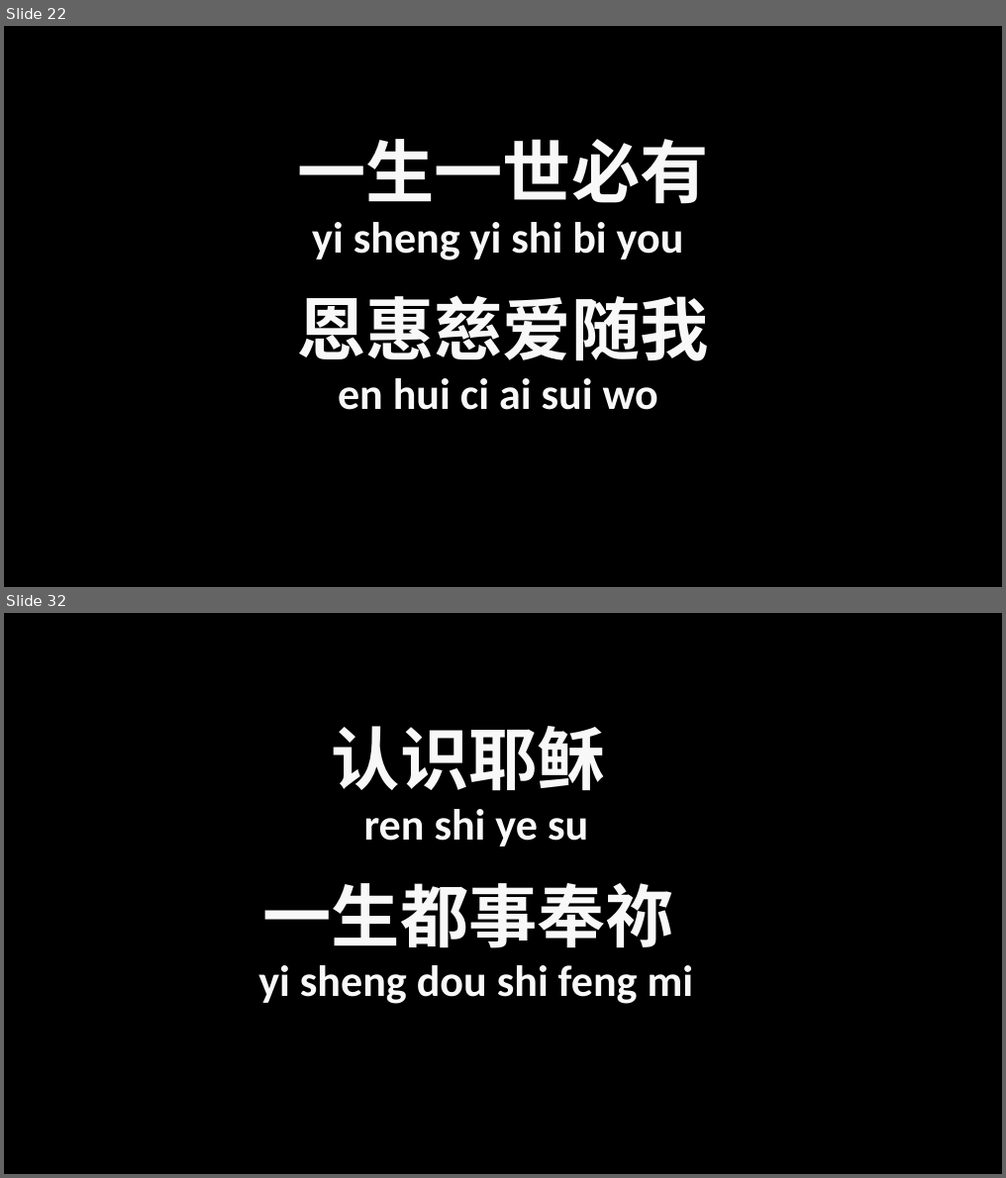
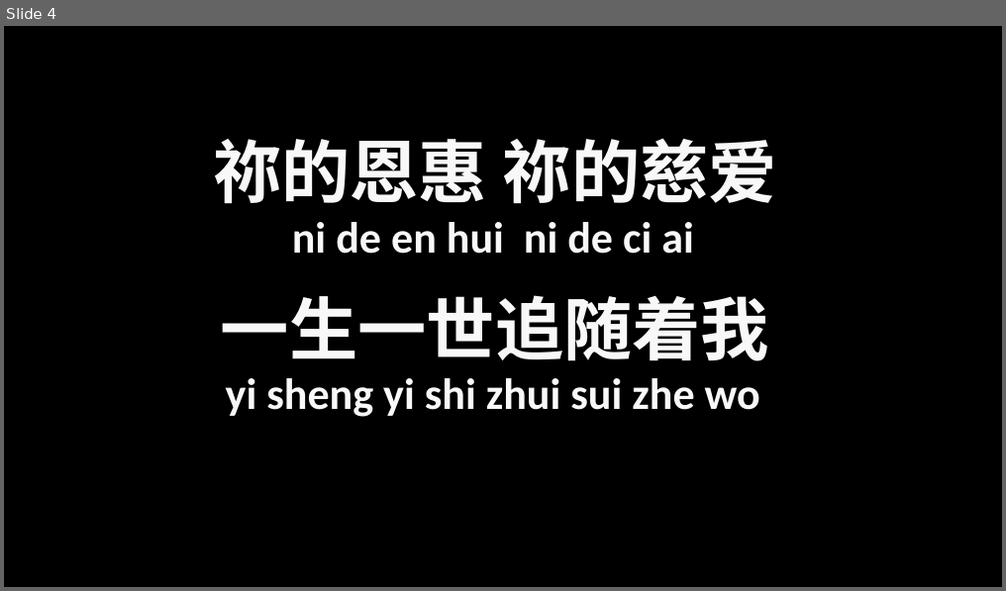
Before and after one commit to HowHow06/pptGenerator, a slide deck: output.pptx. Shown one above the other, each under a label of ours: slides 22 and 32 before the commit, slide 4 after it; the slides between them are not shown. The pictures are 1006x1178 and 1006x591 pixels, drawn with LibreOffice and Linux fonts; fonts in the diff are those of the drawing; background and template pictures are left out. Boxes give left, top, right and bottom in pixels: in the first picture for what was removed or moved away, otherwise in the second. Text is boxed around its words. In the diff, an @@ line names an element or a change of style, - is before the commit and + after.

```diff
--- a/output.pptx
+++ b/output.pptx
@@ slide 32 removed at bbox=[4, 613, 1002, 1174], background picture (left out) @@
@@ text removed at bbox=[332, 726, 606, 791] @@
-认识耶稣
@@ text removed at bbox=[364, 809, 588, 847] @@
-ren shi ye su
@@ text removed at bbox=[262, 883, 674, 949] @@
-一生都事奉祢
@@ text removed at bbox=[258, 965, 694, 1004] @@
-yi sheng dou shi feng mi
@@ what was slide 22 is now slide 4 @@
@@ slide 4 changed as well @@
@@ text at bbox=[213, 138, 777, 204]: text changed @@
-一生一世必有
+祢的恩惠 祢的慈爱
@@ text at bbox=[292, 222, 694, 254]: text changed @@
-yi sheng yi shi bi you
+ni de en hui ni de ci ai
@@ text at bbox=[221, 295, 769, 362]: text changed @@
-恩惠慈爱随我
+一生一世追随着我
@@ text at bbox=[226, 378, 760, 417]: text changed @@
-en hui ci ai sui wo
+yi sheng yi shi zhui sui zhe wo
```
Also in this commit, not shown: 4 other slides changed, 6 slides added, 29 other slides removed, 4 other files.
